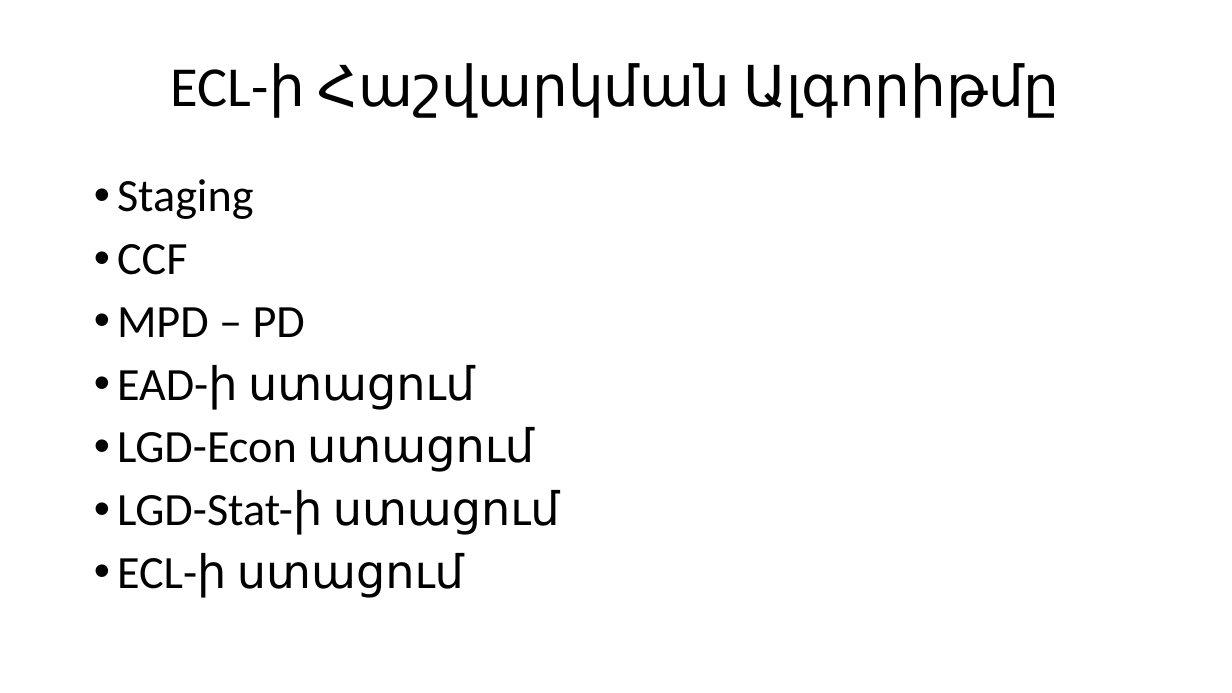
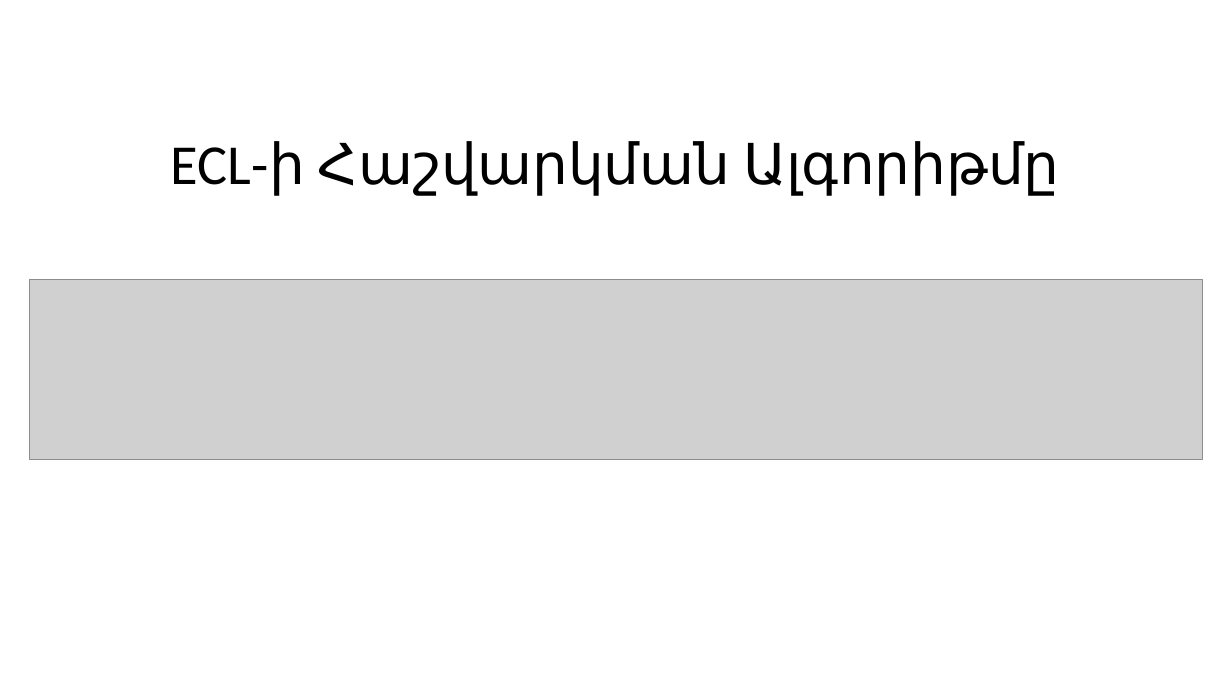
Before and after one commit to HHayk004/Diplomayin, a slide deck: slide 14 of 2 Tokosavorum.pptx (slide 13 before the commit). Drawn at 1232x693 pixels with LibreOffice and Linux fonts; fonts in the diff are those of the drawing; grey boxes stand for pictures. Boxes give left, top, right and bottom in pixels: in the first picture for what was removed or moved away, otherwise in the second. Text is boxed around its words. In the diff, an @@ line names an element or a change of style, - is before the commit and + after.

```diff
--- a/2 Tokosavorum.pptx
+++ b/2 Tokosavorum.pptx
@@ title "ECL-ի Հաշվարկման Ալգորիթմը": place and size @@
-title "ECL-ի Հաշվարկման Ալգորիթմը" at [171,63,1059,118]
+title "ECL-ի Հաշվարկման Ալգորիթմը" at [171,141,1059,196]
@@ text removed at [117,179,560,598] @@
-• Staging
-• CCF
-• MPD – PD
-• EAD-ի ստացում
-• LGD-Econ ստացում
-• LGD-Stat-ի ստացում
-• ECL-ի ստացում
@@ picture added at [30,280,1202,460] @@
```
Also in this commit, not shown: 1 other slide changed, 1 slide added, 1 other file.
